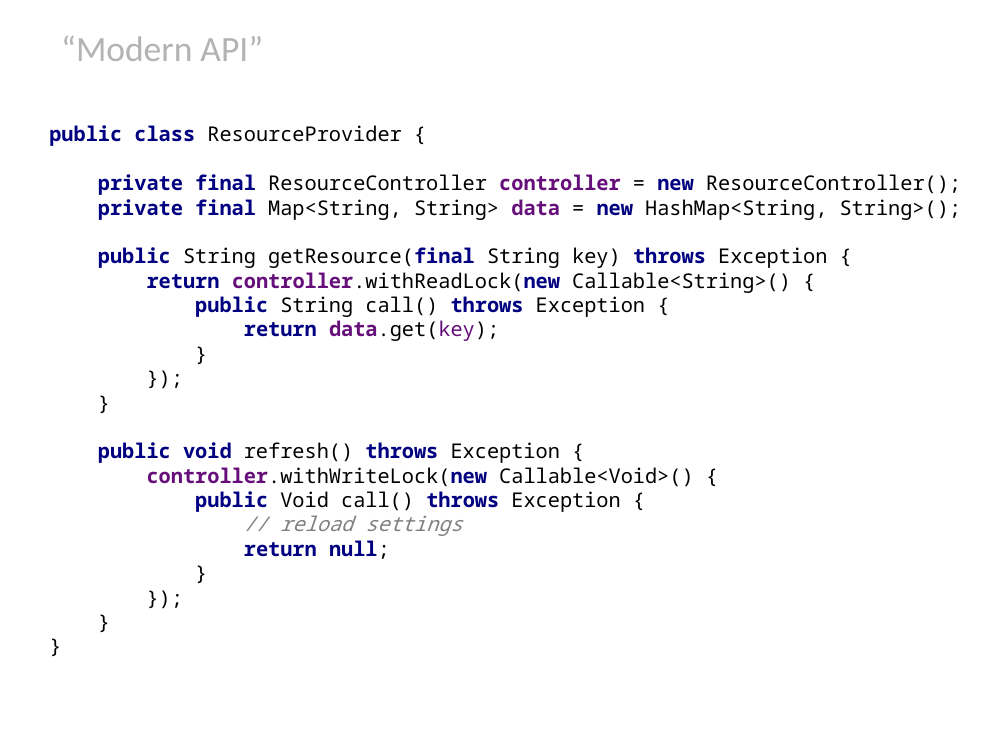
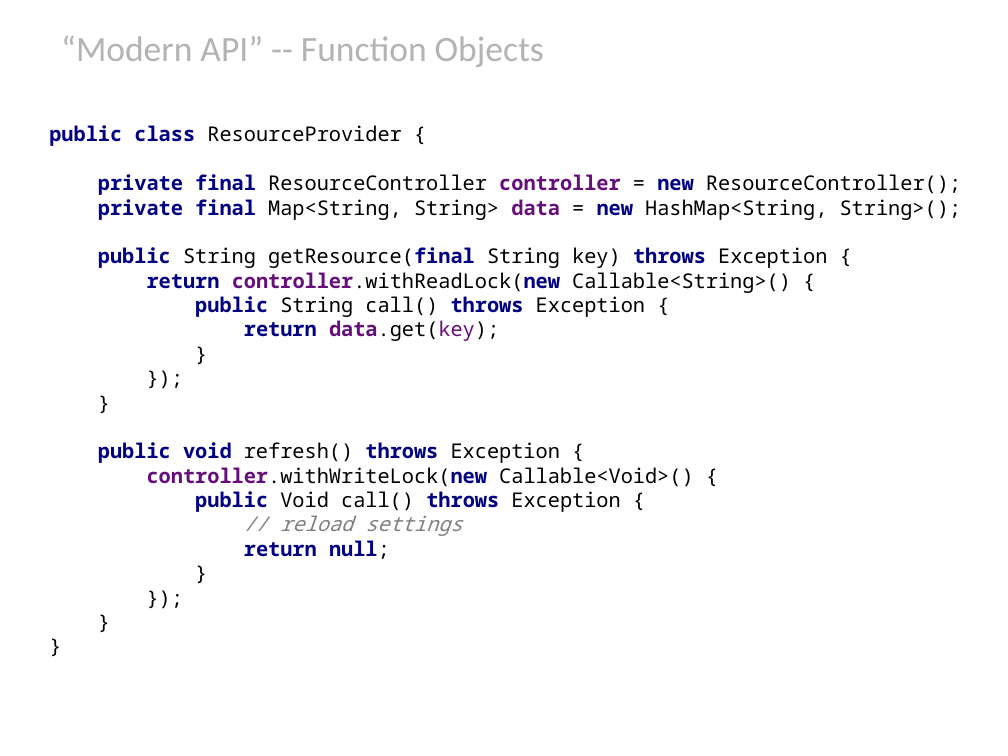
Before and after one commit to HamletDRC/presentations, a slide deck: slide 72 of javaboilerplatebusters/BoilerPlateBusters_Confess.odp. Drawn at 1008x756 pixels with LibreOffice and Linux fonts; fonts in the diff are those of the drawing; background and template pictures are left out. Boxes give left, top, right and bottom in pixels: in the first picture for what was removed or moved away, otherwise in the second. Text is boxed around its words. In the diff, an @@ line names an element or a change of style, - is before the commit and + after.

```diff
--- a/javaboilerplatebusters/BoilerPlateBusters_Confess.odp
+++ b/javaboilerplatebusters/BoilerPlateBusters_Confess.odp
@@ title at box(61, 36, 544, 67): text changed @@
-“Modern API”
+“Modern API” -- Function Objects
```
Also in this commit, not shown: 14 slides added, 1 slide removed, 11 other files.
